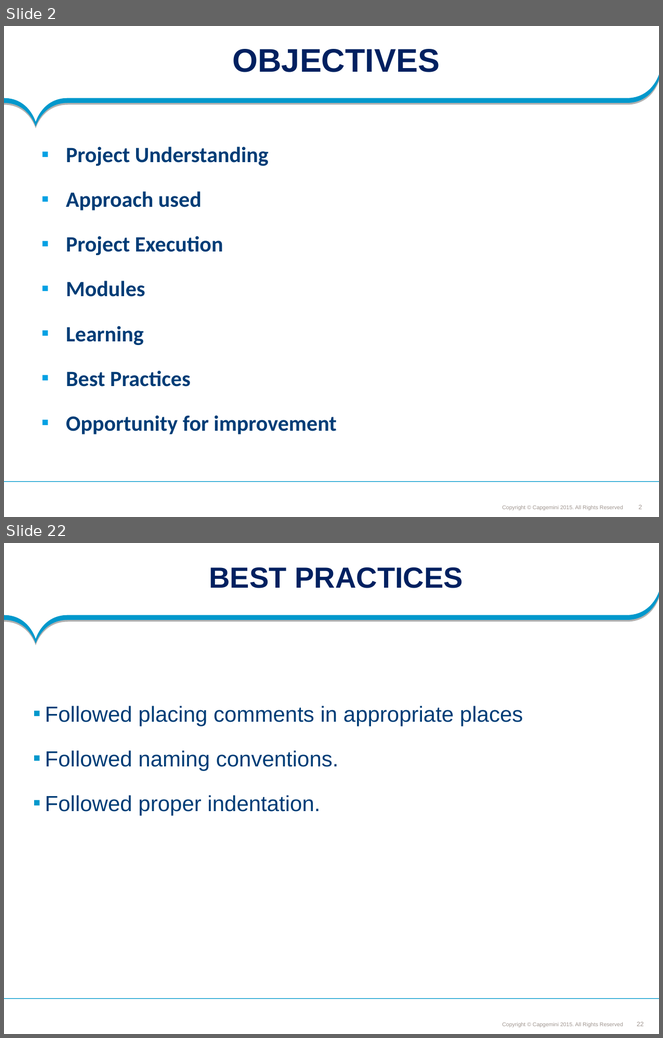
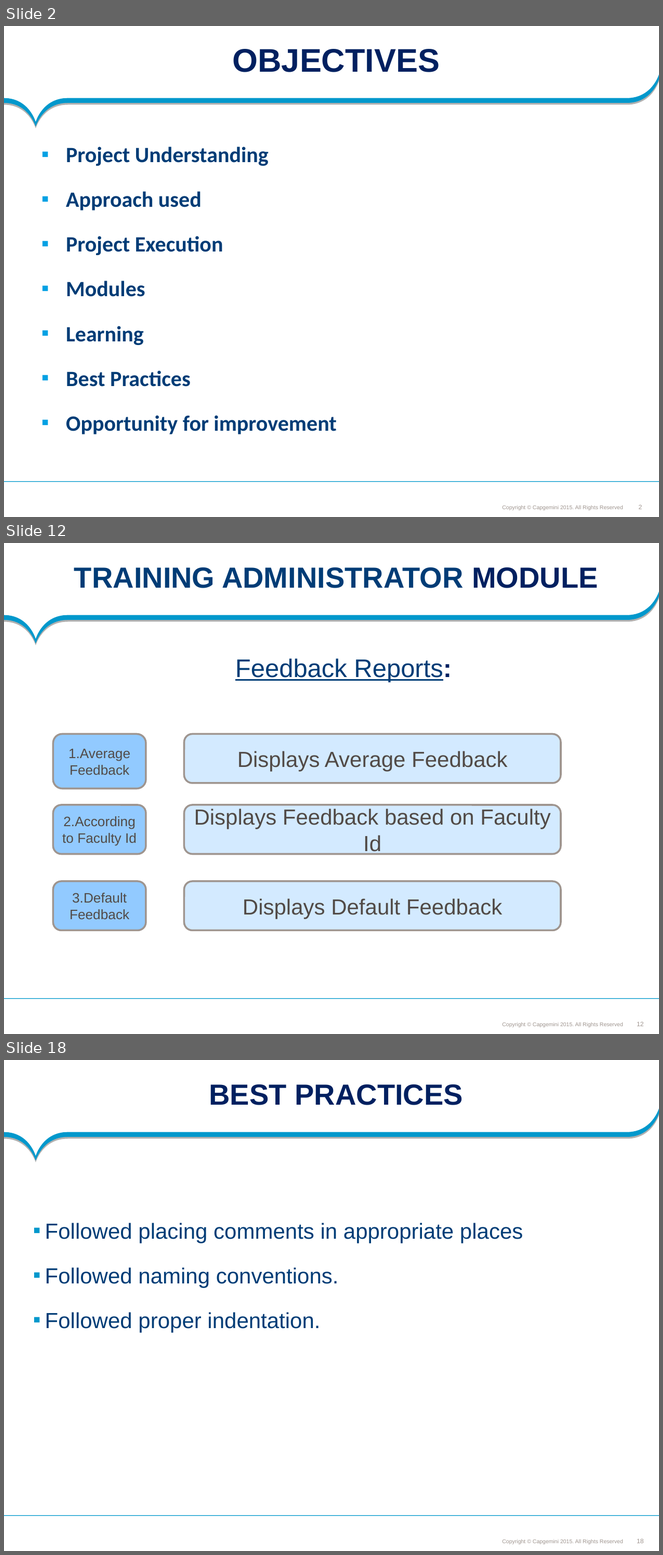
Before and after one commit to SaiEshwar157233/FeedbackMS, a slide deck: Feedback_managment_PLP Documents/ProjectDocuments/Requirements/Understanding Documents/Feedback Management System.ppt. Shown one above the other, each under a label of ours: slides 2 and 22 before the commit, slides 2, 12 and 18 after it; the slides between them are not shown. The pictures are 663x1038 and 663x1555 pixels, drawn with LibreOffice and Linux fonts; fonts in the diff are those of the drawing; background and template pictures are left out. Boxes give left, top, right and bottom in pixels: in the first picture for what was removed or moved away, otherwise in the second. Text is boxed around its words. In the diff, an @@ line names an element or a change of style, - is before the commit and + after.

```diff
--- a/Feedback_managment_PLP Documents/ProjectDocuments/Requirements/Understanding Documents/Feedback Management System.ppt
+++ b/Feedback_managment_PLP Documents/ProjectDocuments/Requirements/Understanding Documents/Feedback Management System.ppt
@@ slide 12 added at [4,543,659,1034], background #FFFFFF; not listed: 4 template elements that a slide beside it also shows @@
@@ title added at [74,567,598,588], 32 pt, text #003C76, bold @@
+TRAINING ADMINISTRATOR MODULE
@@ text added at [235,658,452,682], 28 pt, text #003C76, underline @@
+Feedback Reports:
@@ rounded rectangle added at [53,734,146,788], fill #92CAFF, outline #9F958F 2.01 pt, 15 pt, text #514A46 @@
+1.Average
+Feedback
@@ rounded rectangle added at [184,734,561,783], fill #D3EAFF, outline #9F958F 2.01 pt, 24 pt, text #514A46 @@
+Displays Average Feedback
@@ rounded rectangle added at [53,805,146,854], fill #92CAFF, outline #9F958F 2.01 pt, 15 pt, text #514A46 @@
+2.According to Faculty Id
@@ rounded rectangle added at [184,805,561,854], fill #D3EAFF, outline #9F958F 2.01 pt, 24 pt, text #514A46 @@
+Displays Feedback based on Faculty Id
@@ rounded rectangle added at [53,882,146,931], fill #92CAFF, outline #9F958F 2.01 pt, 15 pt, text #514A46 @@
+3.Default Feedback
@@ rounded rectangle added at [184,882,561,931], fill #D3EAFF, outline #9F958F 2.01 pt, 24 pt, text #514A46 @@
+Displays Default Feedback
@@ what was slide 22 is now slide 18 @@
@@ page number at [637,1539,644,1544]: text changed @@
-22
+18
```
Also in this commit, not shown: 10 slides changed, 5 other slides added, 10 slides removed, 4 other files.
